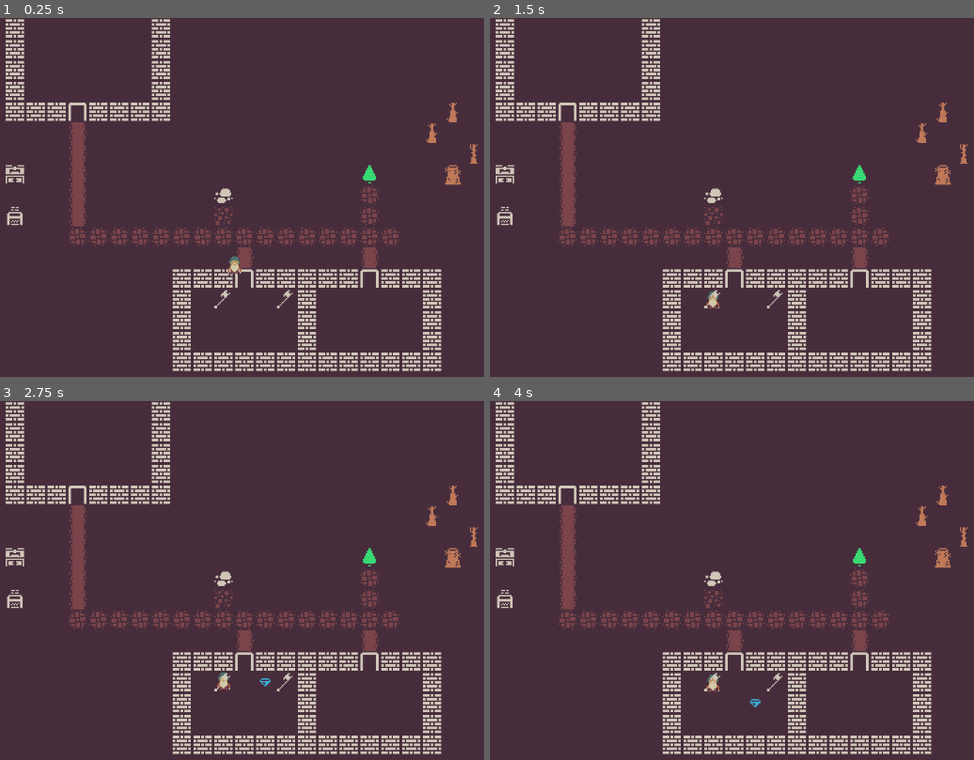
Above: before the commit, frames 1-4 (two rows, left to right).
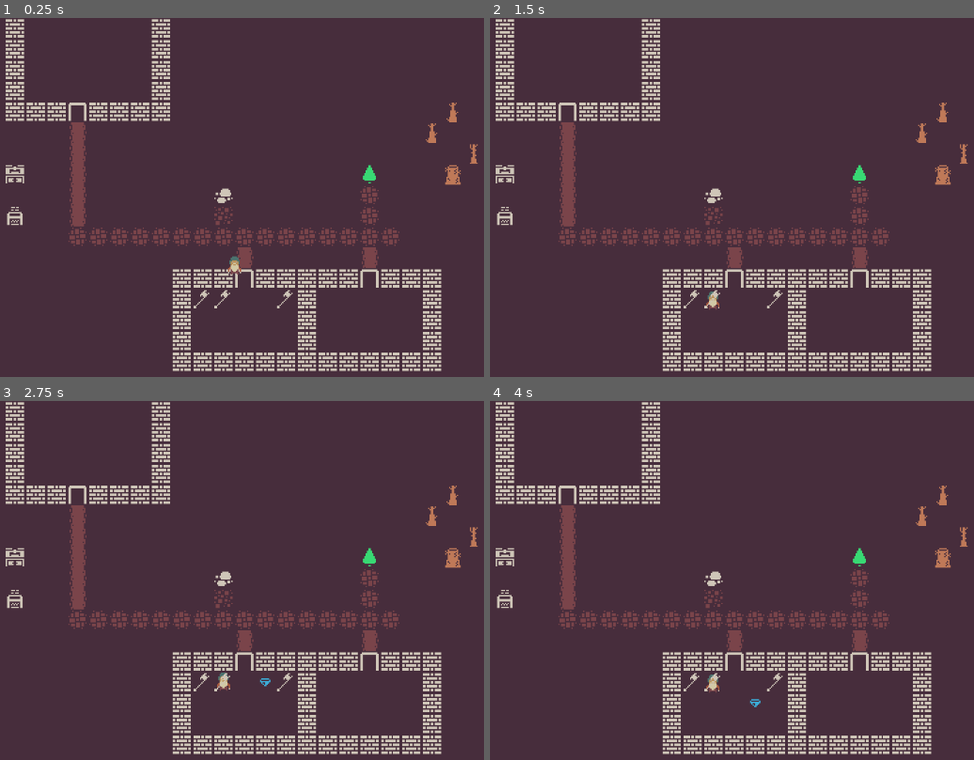
Above: after the commit, the same moments.

Repository: LeoBasov/goap-godot
Game: Godot game, scene res://level/test_level.tscn
Same seed, same stepped clock (60 frames per second), same inputs: the game is played once before the commit and once after it.
Inputs (mouse positions are in pixels of both pictures, inside the frame that each line leads up to):
- Up to frame 1 (0.25 s): no input
- Up to frame 2 (1.5 s): tap Enter at 0.5 s; move the mouse to (693, 298) at 0.52 s; tap Space at 1.25 s; move the mouse to (712, 298) at 1.27 s
- Up to frame 3 (2.75 s): tap Enter at 2 s; move the mouse to (266, 681) at 2.02 s
- Up to frame 4 (4 s): tap Space at 2.75 s; move the mouse to (775, 702) at 2.77 s; tap Enter at 3.5 s; move the mouse to (756, 702) at 3.52 s

The runs differ from the first frame. In frame 1, less than 0.1% of the frame differs, in the area x 40-44%, y 75-81%; in frame 2, less than 0.1%; in frame 3, less than 0.1%; in frame 4, less than 0.1%.

Commit message:
fixed bug

Diff:
--- a/goap/level/test_level.tscn
+++ b/goap/level/test_level.tscn
@@ -1112,6 +1112,7 @@
 
 [node name="StorageSpace" parent="Storage" instance=ExtResource("6_xowea")]
 position = Vector2(432, 433)
+current_object = 1
 
 [node name="StorageSpace2" parent="Storage" instance=ExtResource("6_xowea")]
 position = Vector2(463, 435)
--- a/goap/src/dwarf.gd
+++ b/goap/src/dwarf.gd
@@ -17,12 +17,16 @@
 
 func set_axe(state: bool):
 	if state:
+		has_axe  = state
 		$CarrySprite.set_object("axe")
 	else:
+		has_axe  = state
 		$CarrySprite.empty()
 
 func set_wood(state: bool):
 	if state:
+		has_wood = state
 		$CarrySprite.set_object("wood")
 	else:
+		has_wood = state
 		$CarrySprite.empty()
